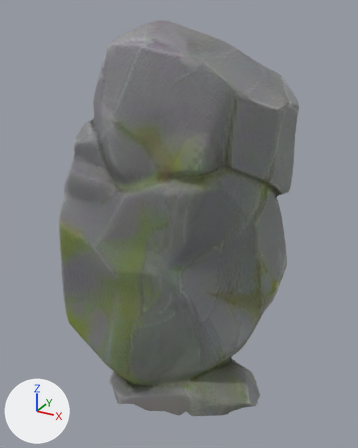
The glTF model Asset/Models/Character/StoneGolem/Gib_RightForeArm.gltf, before and after one commit.
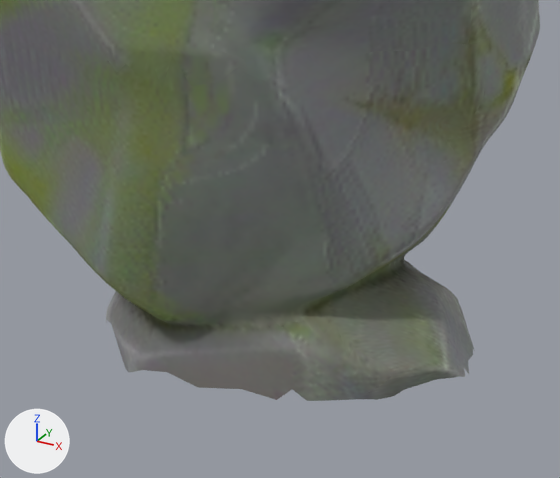
Each version is shown whole from a camera (50 mm lens) standing at (0.454, -0.804, 0.823) and looking at (-0.005, 0.031, 0.405), then close up on the part from 18% to 82% of the width and 56% to 100% of the height. Every picture has the same lights, and +X, +Y and +Z are marked at lower left. The first two pictures are the older version. Vertices at exactly the same position are counted once.

The first close-up shows 'Gib_RightForeArm'.
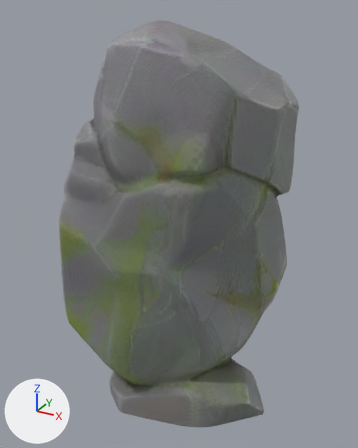
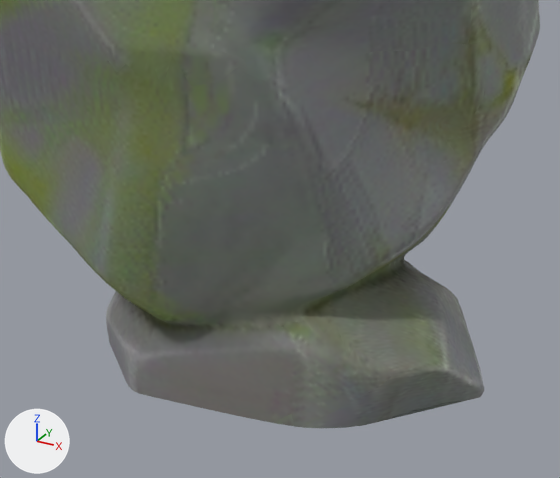
The change, as JSON lines over the scene's bpy script:
```json
{"block": "me_gib_rightforearm", "where": "# used by ob_gib_rightforearm; location = (0.0, 0.0, 0.0)"}
{"op": "remove", "block": "me_gib_rightforearm", "code": "me_gib_rightforearm.from_pydata(...)  # 6722 vertices, 13372 faces; spans x -0.225..0.217, y -0.156..0.214, z -0.002..0.8"}
{"op": "add", "block": "me_gib_rightforearm", "code": "me_gib_rightforearm.from_pydata(...)  # 6942 vertices, 13818 faces; spans x -0.225..0.217, y -0.156..0.214, z 0.0..0.8"}
{"block": "me_gib_rightforearm", "change": "me_gib_rightforearm part 1"}
{"block": "me_gib_rightforearm", "change": "1 vertex is removed from x 0.094, y 0.097, z -0.002"}
{"block": "me_gib_rightforearm", "change": "2 faces are deleted"}
{"block": "me_gib_rightforearm", "change": "221 vertices are added at x -0.144..0.216, y -0.13..0.124, z 0.0..0.031"}
{"block": "me_gib_rightforearm", "change": "448 new faces join them"}
```

What differs and where, as boxes [x1, y1, x2, y2] in the close-ups (560 x 478 px):
```json
{"object": "Gib_RightForeArm", "change": "reshaped", "before": [0, 0, 540, 401], "after": [0, 0, 540, 428]}
{"part": 1, "of": "me_gib_rightforearm", "change": "built on", "after": [106, 320, 484, 428]}
```
